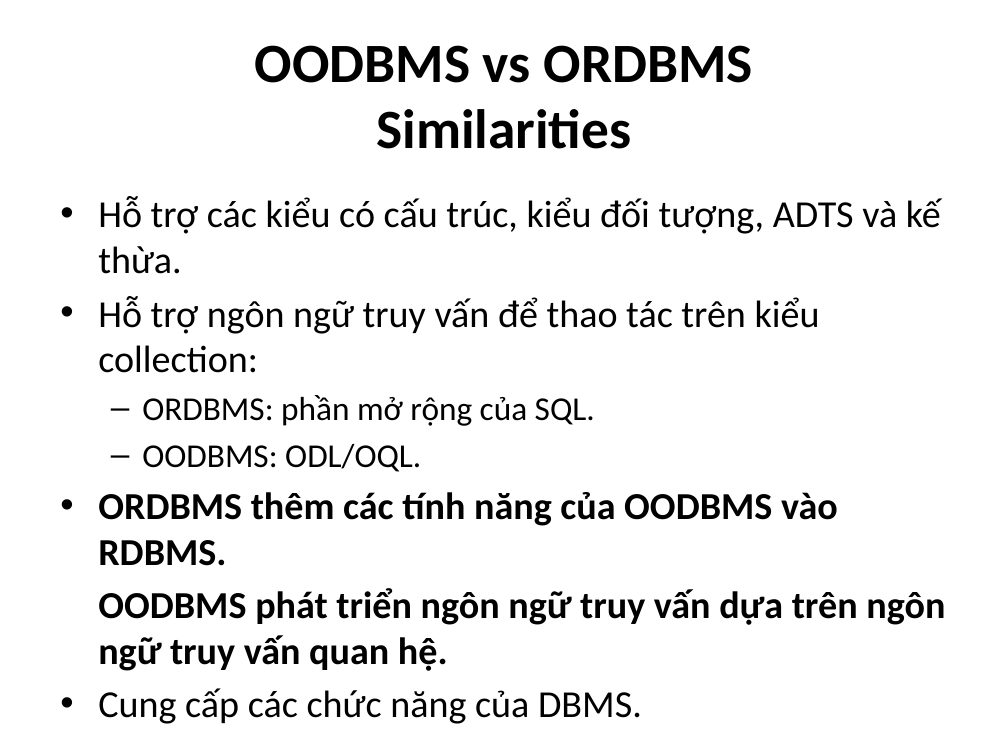
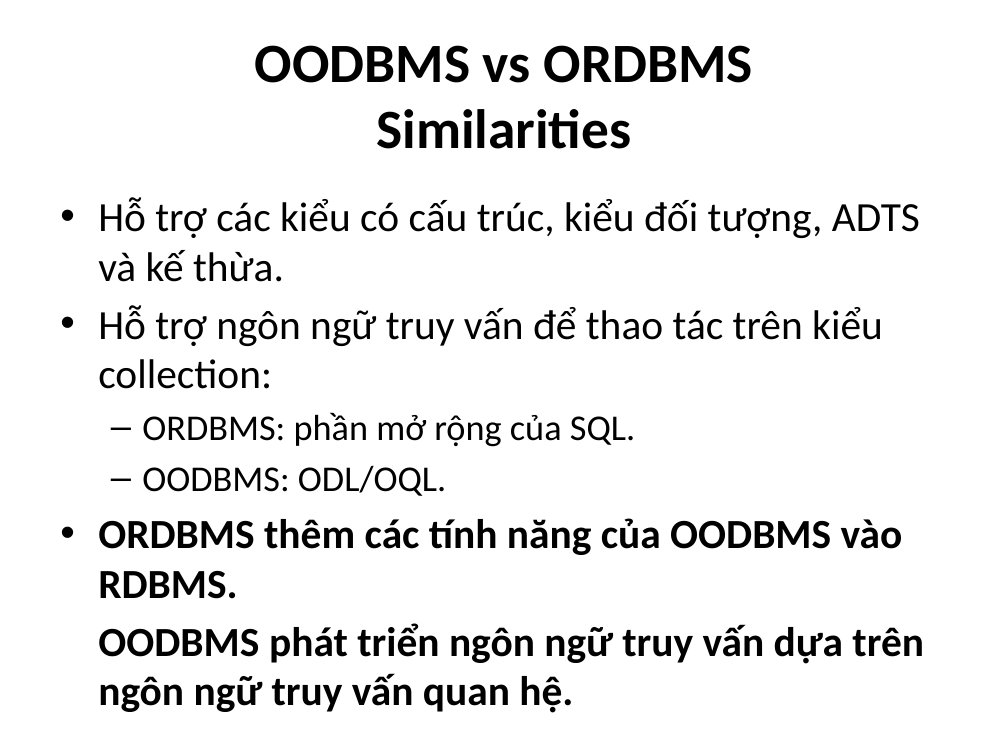
Before and after one commit to computerline1z/thaothaotientien, a slide deck: slide 19 of Thủy Tiên - 0912463/Seminar/Topic #8b - Section 8 & 9 v2.pptx. Drawn at 1008x756 pixels with LibreOffice and Linux fonts; fonts in the diff are those of the drawing. Boxes give left, top, right and bottom in pixels: in the first picture for what was removed or moved away, otherwise in the second. Text is boxed around its words. In the diff, an @@ line names an element or a change of style, - is before the commit and + after.

```diff
--- a/Thủy Tiên - 0912463/Seminar/Topic #8b - Section 8 & 9 v2.pptx
+++ b/Thủy Tiên - 0912463/Seminar/Topic #8b - Section 8 & 9 v2.pptx
@@ text "Hỗ trợ các kiểu có ..." at bbox=[98, 197, 924, 713]: size 27.2 to 29.6 pt in "Hỗ trợ các kiểu có cấu trúc, ...", "Hỗ trợ ngôn ngữ truy vấn để ...", "ORDBMS thêm các tính năng của OODBMS ...", "OODBMS phát triển ngôn ngữ truy vấn ..."; size 23.8 to 25.9 pt in "ORDBMS: phần mở rộng của SQL.", "OODBMS: ODL/OQL." @@
@@ text at bbox=[98, 688, 642, 724]: paragraph removed @@
-• Cung cấp các chức năng của DBMS.
```
Also in this commit, not shown: 4 other slides changed, 1 other file.
